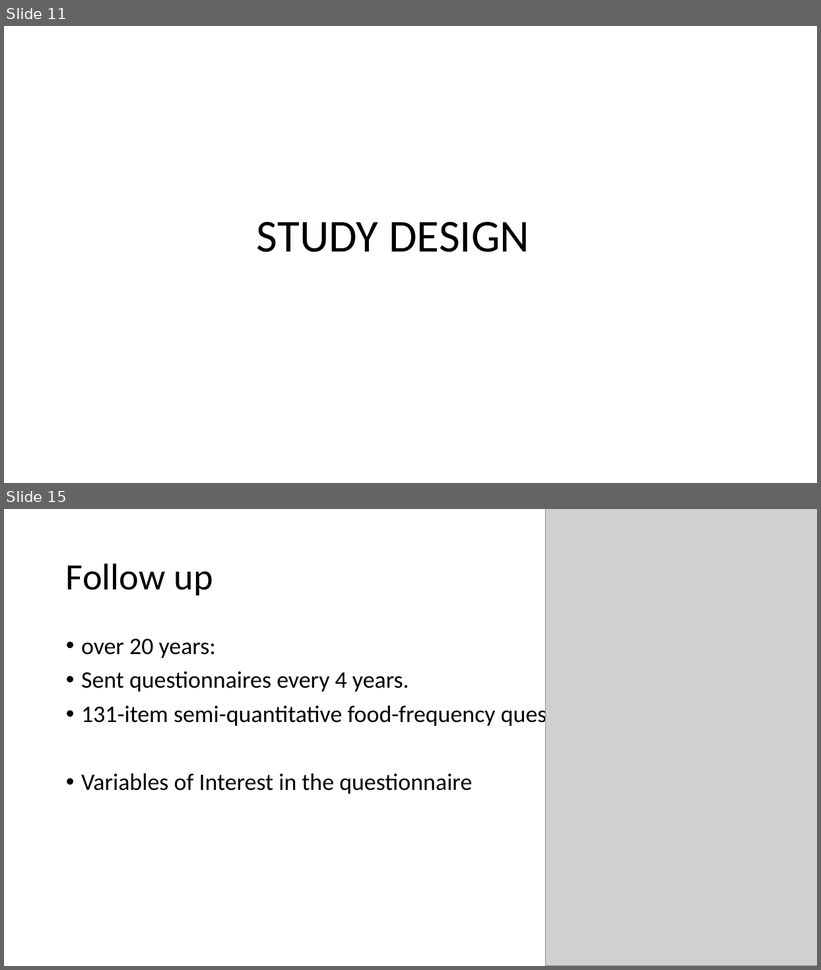
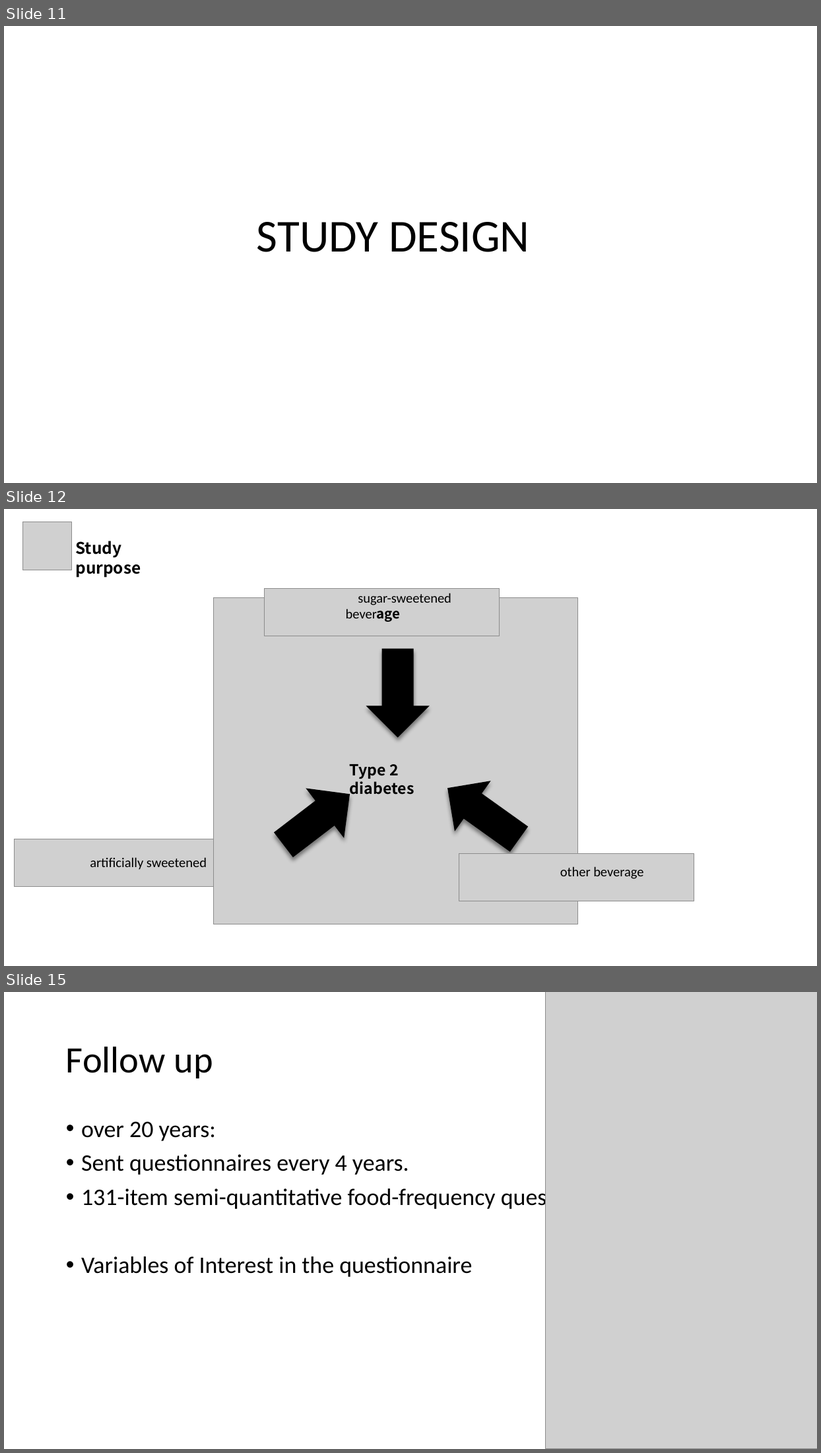
Before and after one commit to fta2112/Epi-Presentation, a slide deck: EpiGroup.pptx. Shown one above the other, each under a label of ours: slides 11 and 15 before the commit, slides 11, 12 and 15 after it; the slides between them are not shown. The pictures are 821x970 and 821x1453 pixels, drawn with LibreOffice and Linux fonts; fonts in the diff are those of the drawing; grey boxes stand for pictures. Boxes give left, top, right and bottom in pixels: in the first picture for what was removed or moved away, otherwise in the second. Text is boxed around its words. In the diff, an @@ line names an element or a change of style, - is before the commit and + after.

```diff
--- a/EpiGroup.pptx
+++ b/EpiGroup.pptx
@@ slide 12 added at (4,509,817,966), background #FFFFFF @@
@@ picture added at (23,522,72,570) @@
@@ text added at (76,541,141,578), 19 pt, text #000000, bold @@
+Study purpose
@@ picture added at (214,598,578,925) @@
@@ picture added at (265,588,499,636) @@
@@ text added at (346,593,451,622), 16 pt, text #000000 @@
+sugar-sweetened
+beverage
@@ down arrow added at (366,649,430,738), fill #000000 @@
@@ text added at (350,764,415,795), 18 pt, text #000000, bold @@
+Type 2 diabetes
@@ down arrow added at (430,763,537,865), fill #000000 @@
@@ down arrow added at (264,770,369,870), fill #000000 @@
@@ picture added at (15,840,250,887) @@
@@ text added at (90,857,207,870), 16 pt, text #000000 @@
+artificially sweetened
@@ picture added at (459,854,694,901) @@
@@ text added at (536,854,664,873), 16 pt, text #000000 @@
+artificially sweetened o
@@ text added at (560,867,644,879), 16 pt, text #000000 @@
+other beverage
```
Also in this commit, not shown: 2 slides changed, 1 slide removed.
